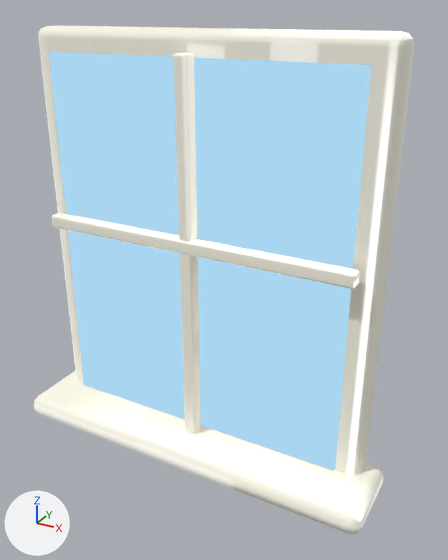
Before and after pictures for a commit that changed the glTF model assets/3d/native/windowPlain.glb.
One viewpoint serves both versions: a 50 mm camera at (1.19, -2.01, 1.77) aimed at (0.12, -0.07, 0.79). Arrows for +X, +Y and +Z are at lower left; the lights stay in place. The first picture is the older version. Where no turn or scale is listed for an object, it has been applied to the vertices. Vertices at exactly the same position are counted once.

The first picture shows 'Sill', 'Window crossbar', 'Window frame', 'Window glass', 'Window muntin'.
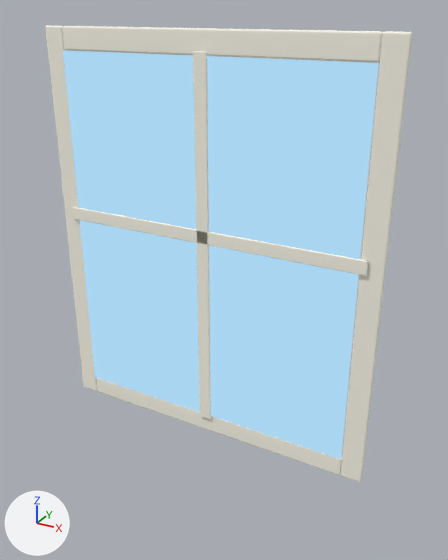
Where the change shows, as pixel boxes [x1, y1, x2, y2] in the pictures (448 x 560 px):
'Window glass', reshaped, moved: before [49, 52, 371, 471]; after [63, 50, 379, 459]
'Window frame', reshaped, moved (86% narrower, 19% shorter): before [38, 25, 414, 475]; after [45, 26, 98, 391]
'Sill', deleted: before [34, 370, 383, 534]
'Window frame.001', added: after [341, 31, 413, 482]
'Window muntin', mesh rescaled, moved (32% narrower): before [174, 53, 201, 434]; after [193, 51, 211, 419]
'Window frame.003', added: after [63, 26, 383, 63]
'Window crossbar', reshaped, moved (9% shorter): before [52, 213, 360, 289]; after [72, 207, 368, 276]
'Window frame.002', added: after [96, 378, 342, 475]

Patch to the scene script:
```diff
--- a/assets/3d/native/windowPlain.glb.py
+++ b/assets/3d/native/windowPlain.glb.py
@@ me_cube_024 @@
-me_cube_024.from_pydata(...)  # 96 vertices, 188 faces; spans x -0.665..0.665, y -0.027..0.027, z -0.027..0.027
+me_cube_024.from_pydata(...)  # 96 vertices, 188 faces; spans x -0.665..0.665, y -0.005..0.005, z -0.027..0.027
+# me_cube_024 part 1: 96 of 96 vertices moved; they spanned x -0.665..0.665, y -0.027..0.027, z -0.027..0.027 and now span x -0.665..0.665, y -0.005..0.005, z -0.027..0.027; mean shift (0.0, 0.0, 0.0)
 me_cube_024.materials.append(mat_window_area_cream_001)
@@ me_cube_021 @@
-me_cube_021.from_pydata(...)  # 96 vertices, 188 faces; spans x -0.73..0.73, y -0.08..0.08, z -0.85..0.85
+me_cube_021.from_pydata(...)  # 96 vertices, 188 faces; spans x -0.05..0.05, y -0.01..0.01, z -0.85..0.85
+# me_cube_021 part 2: 96 of 96 vertices moved; they spanned x -0.73..0.73, y -0.08..0.08, z -0.85..0.85 and now span x -0.05..0.05, y -0.01..0.01, z -0.85..0.85; mean shift (0.0, 0.0, 0.0)
 me_cube_021.materials.append(mat_window_area_cream_001)
@@ me_cube_022 @@
-me_cube_022.from_pydata(...)  # 96 vertices, 188 faces; spans x -0.63..0.63, y -0.01..0.01, z -0.76..0.76
+me_cube_022.from_pydata(...)  # 96 vertices, 188 faces; spans x -0.63..0.63, y 0.0, z -0.76..0.76
+# me_cube_022 part 3: 64 of 96 vertices moved; they spanned x -0.63..0.63, y -0.01..0.01, z -0.76..0.76 and now span x -0.63..0.63, y 0.0, z -0.76..0.76; mean shift (0.0, 0.0, 0.0); largest move (-0.62, -0.01, -0.75) -> (-0.63, 0.0, -0.76)
 me_cube_022.materials.append(mat_outside_sky_window_glass_001)
@@ me_cube_023 @@
-me_cube_023.from_pydata(...)  # 96 vertices, 188 faces; spans x -0.03..0.03, y -0.03..0.03, z -0.77..0.77
+me_cube_023.from_pydata(...)  # 96 vertices, 188 faces; spans x -0.03..0.03, y 0.0, z -0.77..0.77
+# me_cube_023 part 4: the whole mesh is scaled about its middle by (1.15, 0.156, 1)
 me_cube_023.materials.append(mat_window_area_cream_001)
@@ ob_sill @@
-ob_sill = bpy.data.objects.new('Sill', me_cube_025)
@@ ob_window_crossbar @@
 ob_window_crossbar = bpy.data.objects.new('Window crossbar', me_cube_024)
-ob_window_crossbar.location = (0.0, -0.13, 0.935)
+ob_window_crossbar.location = (0.0, -0.018, 0.935)
@@ ob_window_frame @@
 ob_window_frame = bpy.data.objects.new('Window frame', me_cube_021)
-ob_window_frame.location = (0.0, 0.0, 0.85)
+ob_window_frame.location = (-0.68, 0.0, 0.85)
@@ ob_window_glass @@
 ob_window_glass = bpy.data.objects.new('Window glass', me_cube_022)
-ob_window_glass.location = (0.0, -0.09, 0.85)
+ob_window_glass.location = (0.0, -0.013, 0.85)
@@ ob_window_muntin @@
 ob_window_muntin = bpy.data.objects.new('Window muntin', me_cube_023)
-ob_window_muntin.location = (0.0, -0.125, 0.85)
+ob_window_muntin.location = (0.0, -0.018, 0.85)
@@ ob_window_frame_003 @@
+ob_window_frame_003 = bpy.data.objects.new('Window frame.003', me_cube_004)  # 96 vertices, 188 faces; spans x -0.635..0.635, y -0.01..0.01, z -0.045..0.045
+ob_window_frame_003.location = (0.0, 0.0, 1.655)
@@ ob_window_frame_002 @@
+ob_window_frame_002 = bpy.data.objects.new('Window frame.002', me_cube_003)  # 96 vertices, 188 faces; spans x -0.635..0.635, y -0.01..0.01, z -0.045..0.045
+ob_window_frame_002.location = (0.0, 0.0, 0.045)
@@ ob_window_frame_001 @@
+ob_window_frame_001 = bpy.data.objects.new('Window frame.001', me_cube_002)  # 96 vertices, 188 faces; spans x -0.04..0.04, y -0.01..0.01, z -0.85..0.85
+ob_window_frame_001.location = (0.68, 0.0, 0.85)
```
